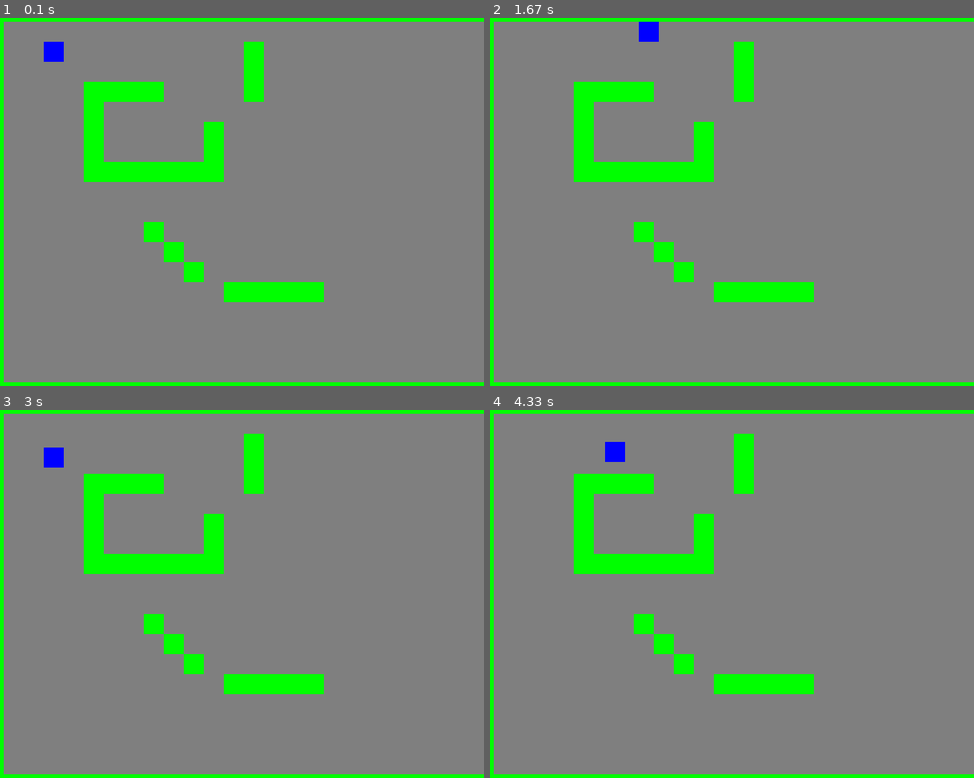
Above: before the commit, frames 1-4 (two rows, left to right).
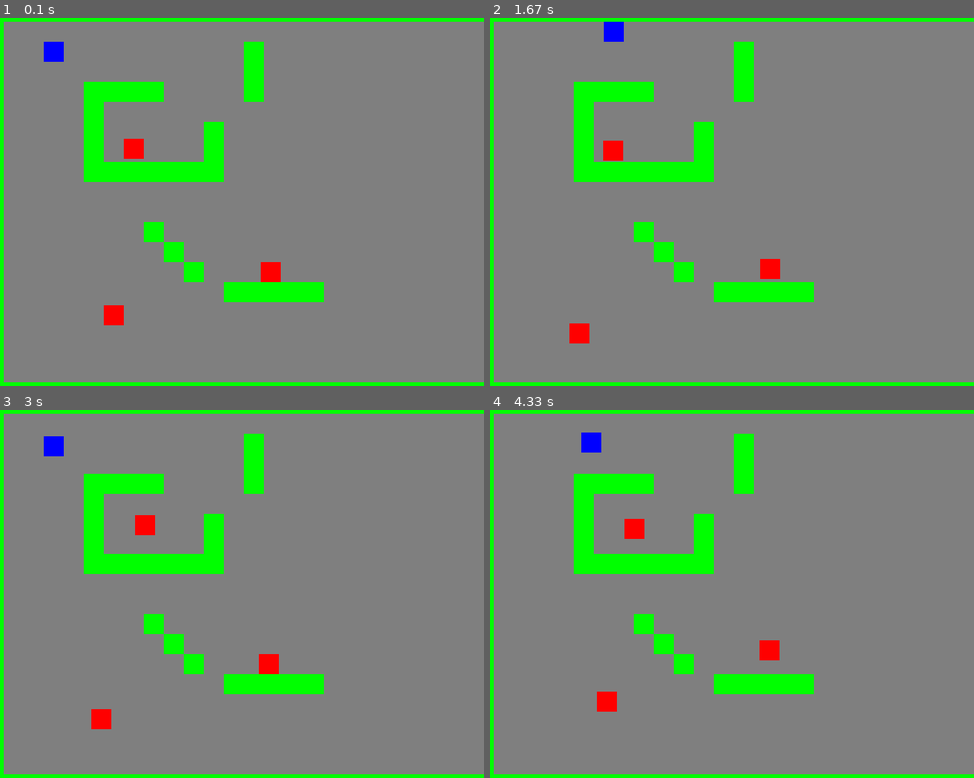
Above: after the commit, the same moments.

Repository: mdai008/pygame2022
Game: pygame game, started from src/main.py
Two runs of this game, one before a commit and one after it. Both use one fixed random seed, a clock stepped at 60 frames per second and the inputs below.
Inputs:
- Up to frame 1 (0.1 s): no input
- Up to frame 2 (1.67 s): hold D 0.33-0.8 s; hold W 0.83-1.13 s; hold D 1.17-1.63 s
- Up to frame 3 (3 s): hold A 1.67-2.2 s; hold S 2.23-2.53 s; hold A 2.57-2.97 s
- Up to frame 4 (4.33 s): hold W 3-3.37 s; hold D 3.4-4.03 s; hold S from 4.07 s (still down)

The runs differ from the first frame. In frame 1, 0.7% of the frame differs, in the area x 21-59%, y 32-84%; in frame 2, 1.1%, in the area x 16-60%, y 1-89%; in frame 3, 0.9%; in frame 4, 1.1%.

Commit message:
add enemies

Diff:
--- a/src/main.py
+++ b/src/main.py
@@ -11,6 +11,7 @@
 
         # self.characterSheet = spriteSheet("sheetLoc")
         # self.terrainSheet = spriteSheet("sheetLoc")
+        # self.enemySheet = spriteSheet("sheetLoc")
 
     def createMap(self): #create tile map
         for i, row in enumerate(tileMap):
@@ -20,6 +21,8 @@
                     wall(self, j, i)
                 if column == "P":
                     player(self, j, i)
+                if column == "E":
+                    enemy(self, j, i)
 
     def newGame(self): #initializes variables when game starts
         self._isPlaying = True
--- a/src/sprites.py
+++ b/src/sprites.py
@@ -7,10 +7,13 @@
 WIN_WIDTH, WIN_HEIGHT = 800, 640
 TILE_SIZE = 32
 FPS = 60
-PLAYER_LAYER = 3
+PLAYER_LAYER = 4
+ENEMY_LAYER = 3
 WALL_LAYER = 2
 GROUND_LAYER = 1
-PLAYER_SPEED = 3
+PLAYER_SPEED = 2
+ENEMY_SPEED = 1
+MOVEMENT_INC = 1
 RED = (255, 0, 0)
 GREEN = (0, 255, 0)
 BLUE = (0, 0, 255)
@@ -139,6 +142,130 @@
     #             if self._animationLoop >= 3:
     #                 self._animationLoop = 1
 
+#enemy class
+class enemy(pg.sprite.Sprite):
+    def __init__(self, g, x, y):
+        self._game = g
+        self._layer = ENEMY_LAYER
+        self._groups = self._game.allSprites, self._game.enemies
+        pg.sprite.Sprite.__init__(self, self._groups)
+
+        self._width = TILE_SIZE
+        self._height = TILE_SIZE
+        self._x = x * TILE_SIZE
+        self._y = y * TILE_SIZE
+
+        self.image = pg.Surface([self._width, self._height])
+        self.image.fill(RED)
+        # self.image = self._game.enemySheet.getSprite(x, y, width, height)
+
+        self.rect = self.image.get_rect()
+        self.rect.x = self._x
+        self.rect.y = self._y
+
+        self._xChange = 0
+        self._yChange = 0
+        self._facing = random.choice(["left", "right", "up", "down"])
+        self._movementLoop = 0
+        self._maxDist = random.randint(10,20)
+        # self._animationDict = {
+        # "leftAni": [self._game.enemySheet.getSprite(x, y, self._width, self._height), ],
+        # "rightAni": [self._game.enemySheet.getSprite(x, y, self._width, self._height), ],
+        # "upAni": [self._game.enemySheet.getSprite(x, y, self._width, self._height), ],
+        # "downAni": [self._game.enemySheet.getSprite(x, y, self._width, self._height), ]
+        # }
+        # self._animationLoop = 1
+
+    def update(self): #update enemy position
+        self.movement()
+        # self.animateSprite()
+        self.rect.x += self._xChange
+        self.wallCollision("x")
+        self.rect.y += self._yChange
+        self.wallCollision("y")
+        self._xChange = 0
+        self._yChange = 0
+
+    def movement(self): #how the enemy moves
+        if self._facing == "left":
+            self._xChange -= ENEMY_SPEED
+            self._movementLoop -= MOVEMENT_INC
+            if self._movementLoop <= -self._maxDist:
+                self._facing = random.choice(["left", "right", "up", "down"])
+        if self._facing == "right":
+            self._xChange += ENEMY_SPEED
+            self._movementLoop += MOVEMENT_INC
+            if self._movementLoop >= self._maxDist:
+                self._facing = random.choice(["left", "right", "up", "down"])
+        if self._facing == "up":
+            self._yChange -= ENEMY_SPEED
+            self._movementLoop -= MOVEMENT_INC
+            if self._movementLoop <= -self._maxDist:
+                self._facing = random.choice(["left", "right", "up", "down"])
+        if self._facing == "down":
+            self._yChange += ENEMY_SPEED
+            self._movementLoop += MOVEMENT_INC
+            if self._movementLoop >= self._maxDist:
+                self._facing = random.choice(["left", "right", "up", "down"])
+
+    def wallCollision(self, direction): #collision detection
+        if direction == "x":
+            isHit = pg.sprite.spritecollide(self, self._game.walls, False)
+            if isHit:
+                if self._xChange > 0:
+                    self.rect.x = isHit[0].rect.left - self.rect.width
+                    self._facing = random.choice(["left", "up", "down"])
+                if self._xChange < 0:
+                    self.rect.x = isHit[0].rect.right
+                    self._facing = random.choice(["right", "up", "down"])
+        if direction == "y":
+            isHit = pg.sprite.spritecollide(self, self._game.walls, False)
+            if isHit:
+                if self._yChange > 0:
+                    self.rect.y = isHit[0].rect.top - self.rect.height
+                    self._facing = random.choice(["left", "right", "up"])
+                if self._yChange < 0:
+                    self.rect.y = isHit[0].rect.bottom
+                    self._facing = random.choice(["left", "right", "down"])
+
+    # def animateSprite(self): #animate sprite
+    #     leftAni = [self._game.enemySheet.getSprite(x, y, self._width, self._height)]
+    #     rightAni = [self._game.enemySheet.getSprite(x, y, self._width, self._height)]
+    #     upAni = [self._game.enemySheet.getSprite(x, y, self._width, self._height)]
+    #     downAni = [self._game.enemySheet.getSprite(x, y, self._width, self._height)]
+    #     if self._facing == "left":
+    #         if self._xChange == 0:
+    #             self.image = leftAni[0]
+    #         else:
+    #             self.image = leftAni[math.floor(self._animationLoop)]
+    #             self._animationLoop += 0.1
+    #             if self._animationLoop >= 3:
+    #                 self._animationLoop = 1
+    #     if self._facing == "right":
+    #         if self._xChange == 0:
+    #             self.image = rightAni[0]
+    #         else:
+    #             self.image = rightAni[math.floor(self._animationLoop)]
+    #             self._animationLoop += 0.1
+    #             if self._animationLoop >= 3:
+    #                 self._animationLoop = 1
+    #     if self._facing == "up":
+    #         if self._yChange == 0:
+    #             self.image = upAni[0]
+    #         else:
+    #             self.image = upAni[math.floor(self._animationLoop)]
+    #             self._animationLoop += 0.1
+    #             if self._animationLoop >= 3:
+    #                 self._animationLoop = 1
+    #     if self._facing == "down":
+    #         if self._yChange == 0:
+    #             self.image = downAni[0]
+    #         else:
+    #             self.image = downAni[math.floor(self._animationLoop)]
+    #             self._animationLoop += 0.1
+    #             if self._animationLoop >= 3:
+    #                 self._animationLoop = 1
+
 #wall class
 class wall(pg.sprite.Sprite):
     def __init__(self, g, x, y):
@@ -197,15 +324,15 @@
     "X....XXXX....X...................................X",
     "X....X...........................................X",
     "X....X.....X.....................................X",
-    "X....X.....X.....................................X",
+    "X....X.E...X.....................................X",
     "X....XXXXXXX.....................................X",
     "X................................................X",
     "X................................................X",
     "X.......X........................................X",
     "X........X.......................................X",
-    "X.........X......................................X",
+    "X.........X...E..................................X",
     "X...........XXXXX................................X",
-    "X................................................X",
+    "X.....E..........................................X",
     "X................................................X",
     "X................................................X",
     "X................................................X",
